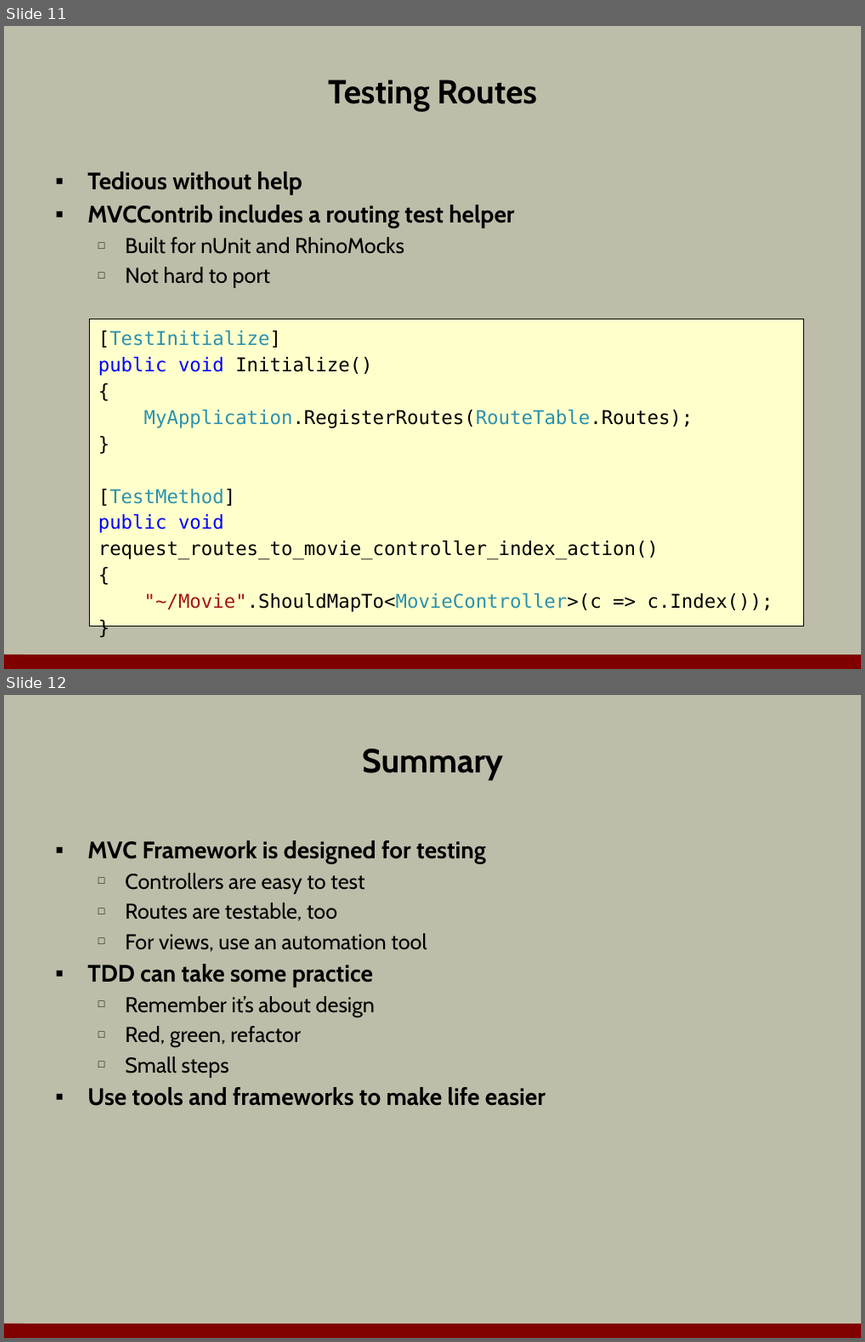
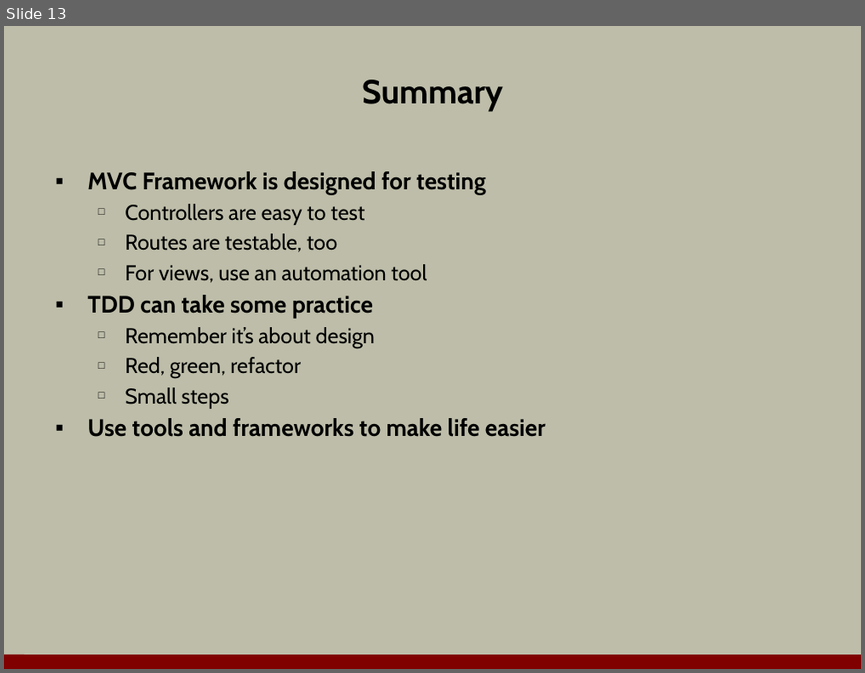
Before and after one commit to OdeToCode/classes, a slide deck: mvc/slides/06_TDD.pptx. Shown one above the other, each under a label of ours: slides 11 and 12 before the commit, slide 13 after it. The pictures are 865x1342 and 865x673 pixels, drawn with LibreOffice and Linux fonts; fonts in the diff are those of the drawing; background and template pictures are left out. Boxes give left, top, right and bottom in pixels: in the first picture for what was removed or moved away, otherwise in the second. Text is boxed around its words. In the diff, an @@ line names an element or a change of style, - is before the commit and + after.

```diff
--- a/mvc/slides/06_TDD.pptx
+++ b/mvc/slides/06_TDD.pptx
@@ slide 11 removed at box(4, 26, 861, 669), background #BDBDA9; not listed: 1 template element that a slide beside it also shows @@
@@ title removed at box(328, 80, 537, 111) @@
-Testing Routes
@@ text removed at box(87, 171, 514, 288) @@
-▪ Tedious without help
-▪ MVCContrib includes a routing test helper
-  □ Built for nUnit and RhinoMocks
-  □ Not hard to port
@@ rectangle removed at box(90, 319, 803, 626) @@
-[TestInitialize]
-public void Initialize()
-{
-MyApplication.RegisterRoutes(RouteTable.Routes);
-}
-[TestMethod]
-public void request_routes_to_movie_controller_index_action()
-{
-"~/Movie".ShouldMapTo<MovieController>(c => c.Index());
-}
@@ what was slide 12 is now slide 13 @@
```
Also in this commit, not shown: 2 slides added, 4 other files.
